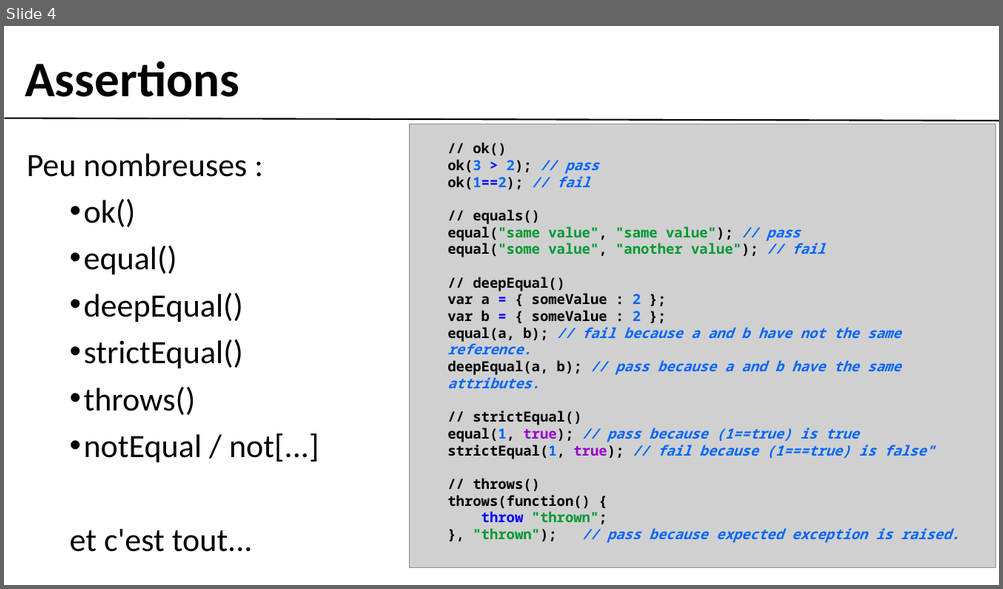
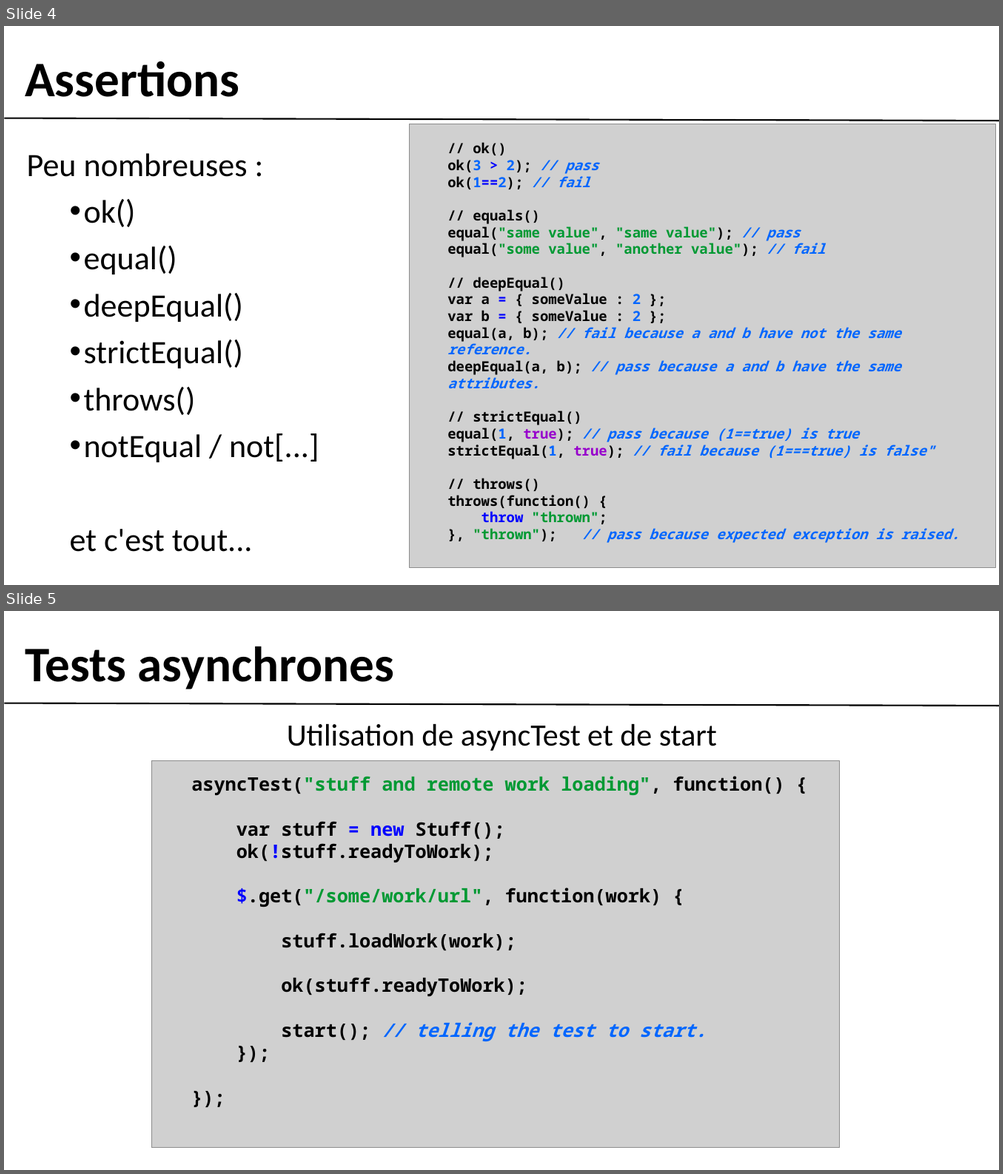
Before and after one commit to gobengo/devoxx-panorama-js-testing, a slide deck: doc/qunit_part.ppt. Shown one above the other, each under a label of ours: slide 4 before the commit, slides 4 and 5 after it. The pictures are 1003x589 and 1003x1174 pixels, drawn with LibreOffice and Linux fonts; fonts in the diff are those of the drawing; grey boxes stand for pictures; background and template pictures are left out. Boxes give left, top, right and bottom in pixels: in the first picture for what was removed or moved away, otherwise in the second. Text is boxed around its words. In the diff, an @@ line names an element or a change of style, - is before the commit and + after.

Commit message:
updating asyncTest slide !

```diff
--- a/doc/qunit_part.ppt
+++ b/doc/qunit_part.ppt
@@ slide 5 added at [4, 611, 999, 1170], background #FFFFFF; not listed: 1 template element that a slide beside it also shows @@
@@ text added at [25, 647, 395, 689], 64 pt, text #000000, bold @@
+Tests asynchrones
@@ text added at [287, 724, 717, 751], 40 pt, text #000000 @@
+Utilisation de asyncTest et de start
@@ picture added at [152, 761, 839, 1148] @@
@@ text added at [191, 776, 784, 1042], 24 pt, text #000000, bold @@
+asyncTest("stuff and remote work loading", function() {
+var stuff = new Stuff();
+ok(!stuff.readyToWork);
+$.get("/some/work/url", function(work) {
+stuff.loadWork(work);
+ok(stuff.readyToWork);
+start(); // telling the test to start.
+});
+});
```
Also in this commit, not shown: 1 slide removed, 1 other file.
